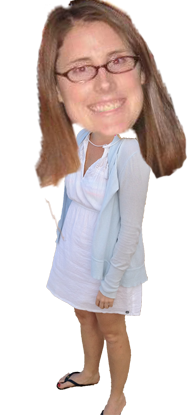
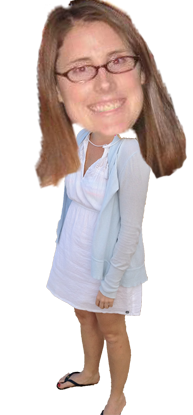
Layers edited between the first and the second 193x415 image:
painted on "Layer 1" over [left=44, top=198, right=67, bottom=242]
